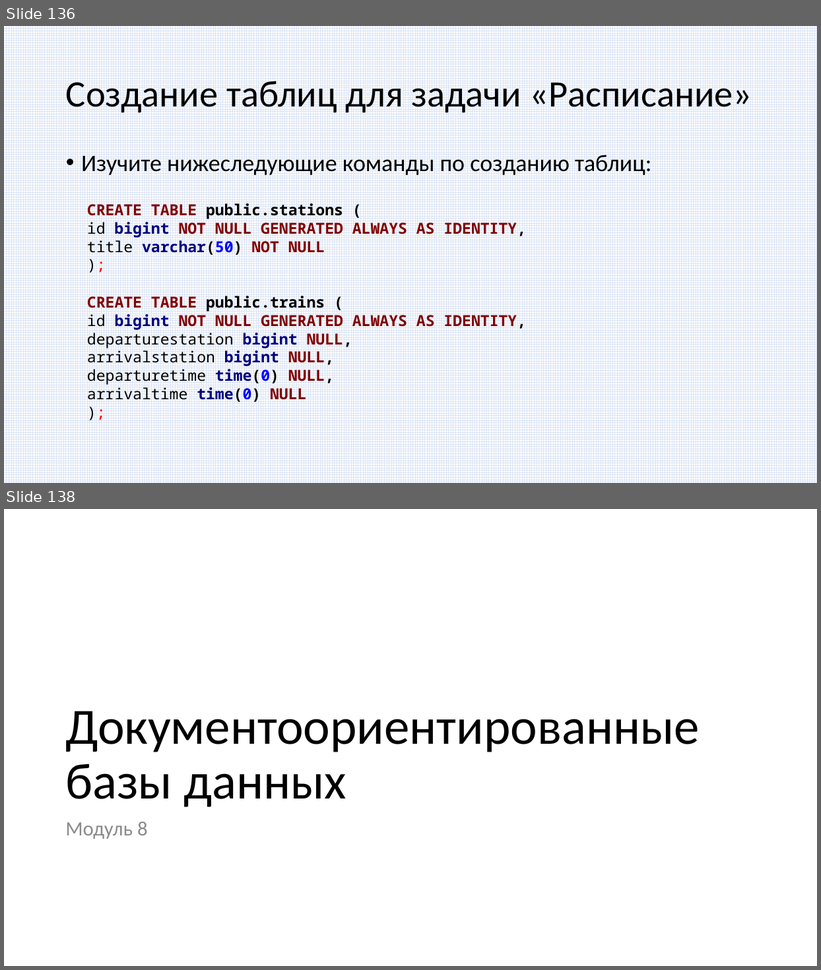
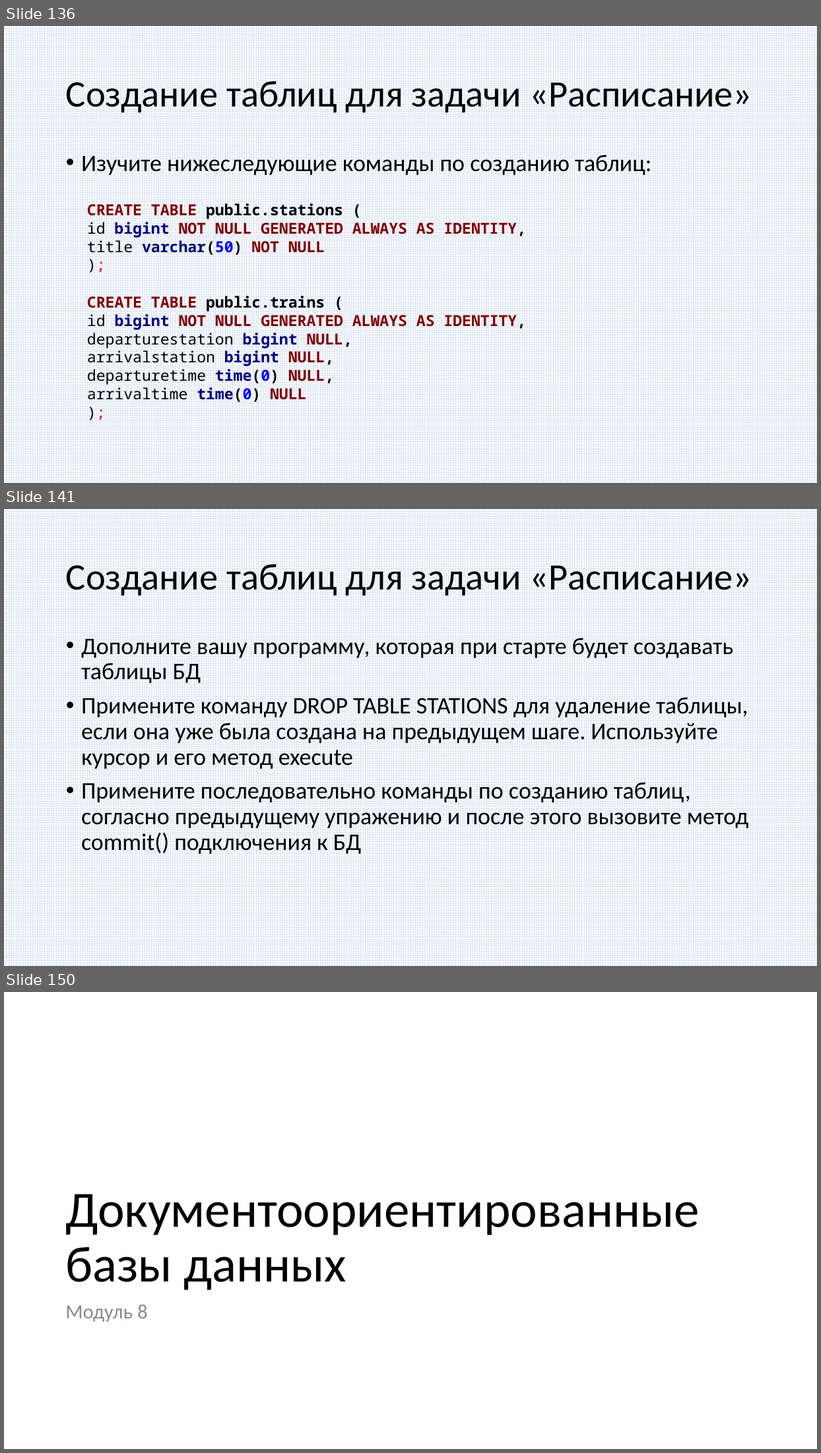
Before and after one commit to paveltsytovich/telegram-course, a slide deck: Presentation/Разработка ботов для телеграмм на Python.pptx. Shown one above the other, each under a label of ours: slides 136 and 138 before the commit, slides 136, 141 and 150 after it; the slides between them are not shown. The pictures are 821x970 and 821x1453 pixels, drawn with LibreOffice and Linux fonts; fonts in the diff are those of the drawing. Boxes give left, top, right and bottom in pixels: in the first picture for what was removed or moved away, otherwise in the second. Text is boxed around its words. In the diff, an @@ line names an element or a change of style, - is before the commit and + after.

Commit message:
Создание таблицы БД

```diff
--- a/Presentation/Разработка ботов для телеграмм на Python.pptx
+++ b/Presentation/Разработка ботов для телеграмм на Python.pptx
@@ slide 141 added at (4, 509, 817, 966), background #FFFFFF; not listed: 1 template element that a slide beside it also shows @@
@@ title added at (66, 564, 752, 596), 44 pt, text #000000 @@
+Создание таблиц для задачи «Расписание»
@@ text added at (81, 638, 748, 854), 28 pt, text #000000 @@
+• Дополните вашу программу, которая при старте будет создавать таблицы БД
+• Примените команду DROP TABLE STATIONS для удаление таблицы, если она уже была создана на предыдущем шаге. Используйте курсор и его метод execute
+• Примените последовательно команды по созданию таблиц, согласно предыдущему упражению и после этого вызовите метод commit() подключения к БД
@@ what was slide 138 is now slide 150 @@
```
Also in this commit, not shown: 12 other slides added, 1 slide removed, 2 other files.
